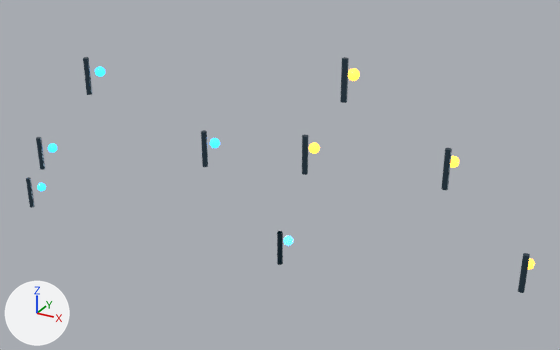
Before and after pictures for a commit that changed the glTF model public/aero-system/models/derived/route-beacon-kit/model.glb.
One viewpoint serves both versions: a 50 mm camera at (2.99, -3.92, 2.46) aimed at (0.79, 0.08, 0.46). Arrows for +X, +Y and +Z are at lower left; the lights stay in place. The older version comes first.

Names of what the first picture shows: 'AI_PM_route_blue_beacon_00', 'AI_PM_route_blue_beacon_01', 'AI_PM_route_blue_beacon_02', 'AI_PM_route_blue_beacon_03', 'AI_PM_route_blue_pylon_00', 'AI_PM_route_blue_pylon_01', 'AI_PM_route_blue_pylon_02', 'AI_PM_route_blue_pylon_03', 'AI_PM_route_orange_beacon_05', 'AI_PM_route_orange_beacon_06', 'AI_PM_route_orange_beacon_07', 'AI_PM_route_orange_beacon_08', 'AI_PM_route_orange_beacon_09', 'AI_PM_route_orange_pylon_05', 'AI_PM_route_orange_pylon_06', 'AI_PM_route_orange_pylon_07', 'AI_PM_route_orange_pylon_08', 'AI_PM_route_orange_pylon_09'.
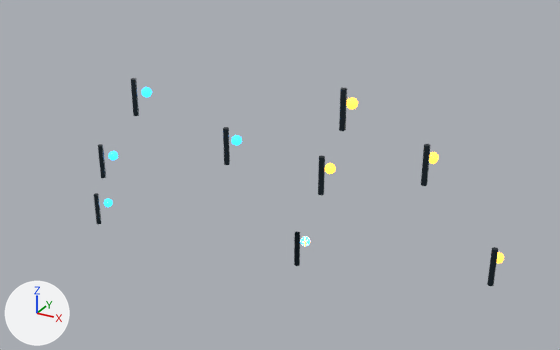
Boxes (x1, y1, x2, y2) around the edits, measured in the pictures (560 x 350 px):
'AI_PM_route_orange_pylon_08', moved: before (441, 148, 452, 190); after (421, 144, 431, 186)
'AI_PM_route_orange_pylon_09', moved: before (518, 253, 530, 293); after (487, 247, 498, 286)
'AI_PM_route_orange_pylon_07', moved: before (340, 57, 349, 103); after (339, 88, 347, 131)
'AI_PM_route_orange_pylon_06', moved: before (302, 135, 308, 175); after (318, 156, 325, 195)
'AI_PM_route_blue_pylon_02', moved: before (83, 57, 92, 95); after (131, 78, 139, 116)
'AI_PM_route_blue_pylon_03', moved: before (201, 130, 208, 167); after (223, 127, 230, 165)
'AI_PM_route_orange_pylon_05', moved: before (277, 231, 283, 265); after (294, 232, 300, 266)
'AI_PM_route_blue_pylon_01', moved: before (36, 137, 45, 170); after (98, 144, 106, 178)
'AI_PM_route_blue_pylon_00', moved: before (26, 177, 35, 208); after (94, 193, 101, 224)
'AI_PM_route_orange_beacon_07', moved: before (348, 68, 360, 81); after (347, 97, 358, 110)
'AI_PM_route_orange_beacon_06', moved: before (309, 142, 320, 154); after (325, 163, 336, 174)
'AI_PM_route_orange_beacon_08', moved: before (450, 156, 459, 168); after (429, 152, 439, 164)
'AI_PM_route_blue_beacon_02', moved: before (95, 66, 105, 77); after (141, 87, 152, 98)
'AI_PM_route_blue_beacon_03', moved: before (210, 138, 220, 148); after (231, 135, 242, 146)
'AI_PM_route_blue_beacon_01', moved: before (48, 143, 57, 153); after (108, 151, 118, 160)
'AI_PM_route_blue_beacon_00', moved: before (37, 183, 46, 191); after (104, 198, 113, 207)
'AI_PM_route_orange_beacon_09', moved: before (528, 258, 535, 270); after (497, 252, 504, 264)
'AI_PM_route_orange_beacon_05', moved (not visible afterwards): before (283, 236, 293, 245)
'AI_PM_route_blue_beacon_04', moved (not visible before): after (300, 236, 310, 246)

Diff of the bpy script that builds the scene:
```diff
--- a/public/aero-system/models/derived/route-beacon-kit/model.glb.py
+++ b/public/aero-system/models/derived/route-beacon-kit/model.glb.py
@@ ob_ai_pm_route_blue_pylon_00 @@
 ob_ai_pm_route_blue_pylon_00 = bpy.data.objects.new('AI_PM_route_blue_pylon_00', me_cylinder_003)
-ob_ai_pm_route_blue_pylon_00.location = (-1.34, -0.06, -0.08)
+ob_ai_pm_route_blue_pylon_00.location = (-0.72, 0.0, -0.1)
@@ ob_ai_pm_route_blue_beacon_00 @@
 ob_ai_pm_route_blue_beacon_00 = bpy.data.objects.new('AI_PM_route_blue_beacon_00', me_sphere_025)
-ob_ai_pm_route_blue_beacon_00.location = (-1.34, 0.06, -0.08)
+ob_ai_pm_route_blue_beacon_00.location = (-0.72, 0.12, -0.1)
@@ ob_ai_pm_route_blue_pylon_01 @@
 ob_ai_pm_route_blue_pylon_01 = bpy.data.objects.new('AI_PM_route_blue_pylon_01', me_cylinder_004)
-ob_ai_pm_route_blue_pylon_01.location = (-1.02, -0.2, 0.36)
+ob_ai_pm_route_blue_pylon_01.location = (-0.5, -0.14, 0.38)
@@ ob_ai_pm_route_blue_beacon_01 @@
 ob_ai_pm_route_blue_beacon_01 = bpy.data.objects.new('AI_PM_route_blue_beacon_01', me_sphere_026)
-ob_ai_pm_route_blue_beacon_01.location = (-1.02, -0.08, 0.36)
+ob_ai_pm_route_blue_beacon_01.location = (-0.5, -0.02, 0.38)
@@ ob_ai_pm_route_blue_pylon_02 @@
 ob_ai_pm_route_blue_pylon_02 = bpy.data.objects.new('AI_PM_route_blue_pylon_02', me_cylinder_005)
-ob_ai_pm_route_blue_pylon_02.location = (-0.42, -0.28, 1.04)
+ob_ai_pm_route_blue_pylon_02.location = (-0.08, -0.24, 0.94)
@@ ob_ai_pm_route_blue_beacon_02 @@
 ob_ai_pm_route_blue_beacon_02 = bpy.data.objects.new('AI_PM_route_blue_beacon_02', me_sphere_027)
-ob_ai_pm_route_blue_beacon_02.location = (-0.42, -0.16, 1.04)
+ob_ai_pm_route_blue_beacon_02.location = (-0.08, -0.12, 0.94)
@@ ob_ai_pm_route_blue_pylon_03 @@
 ob_ai_pm_route_blue_pylon_03 = bpy.data.objects.new('AI_PM_route_blue_pylon_03', me_cylinder_006)
-ob_ai_pm_route_blue_pylon_03.location = (0.34, -0.1, 0.62)
+ob_ai_pm_route_blue_pylon_03.location = (0.52, -0.12, 0.68)
@@ ob_ai_pm_route_blue_beacon_03 @@
 ob_ai_pm_route_blue_beacon_03 = bpy.data.objects.new('AI_PM_route_blue_beacon_03', me_sphere_028)
-ob_ai_pm_route_blue_beacon_03.location = (0.34, 0.02, 0.62)
+ob_ai_pm_route_blue_beacon_03.location = (0.52, 0.0, 0.68)
@@ ob_ai_pm_route_blue_beacon_04 @@
 ob_ai_pm_route_blue_beacon_04 = bpy.data.objects.new('AI_PM_route_blue_beacon_04', me_sphere_029)
-ob_ai_pm_route_blue_beacon_04.location = (0.78, 0.22, -0.08)
+ob_ai_pm_route_blue_beacon_04.location = (0.92, 0.2, -0.04)
@@ ob_ai_pm_route_orange_pylon_05 @@
 ob_ai_pm_route_orange_pylon_05 = bpy.data.objects.new('AI_PM_route_orange_pylon_05', me_cylinder_008)
-ob_ai_pm_route_orange_pylon_05.location = (0.78, 0.1, -0.08)
+ob_ai_pm_route_orange_pylon_05.location = (0.92, 0.08, -0.04)
@@ ob_ai_pm_route_orange_beacon_05 @@
 ob_ai_pm_route_orange_beacon_05 = bpy.data.objects.new('AI_PM_route_orange_beacon_05', me_sphere_030)
-ob_ai_pm_route_orange_beacon_05.location = (0.78, 0.22, -0.08)
+ob_ai_pm_route_orange_beacon_05.location = (0.92, 0.2, -0.04)
@@ ob_ai_pm_route_orange_pylon_06 @@
 ob_ai_pm_route_orange_pylon_06 = bpy.data.objects.new('AI_PM_route_orange_pylon_06', me_cylinder_009)
-ob_ai_pm_route_orange_pylon_06.location = (1.08, -0.14, 0.74)
+ob_ai_pm_route_orange_pylon_06.location = (1.18, -0.12, 0.62)
@@ ob_ai_pm_route_orange_beacon_06 @@
 ob_ai_pm_route_orange_beacon_06 = bpy.data.objects.new('AI_PM_route_orange_beacon_06', me_sphere_031)
-ob_ai_pm_route_orange_beacon_06.location = (1.08, -0.02, 0.74)
+ob_ai_pm_route_orange_beacon_06.location = (1.18, 0.0, 0.62)
@@ ob_ai_pm_route_orange_pylon_07 @@
 ob_ai_pm_route_orange_pylon_07 = bpy.data.objects.new('AI_PM_route_orange_pylon_07', me_cylinder_010)
-ob_ai_pm_route_orange_pylon_07.location = (1.36, -0.24, 1.26)
+ob_ai_pm_route_orange_pylon_07.location = (1.34, -0.2, 1.08)
@@ ob_ai_pm_route_orange_beacon_07 @@
 ob_ai_pm_route_orange_beacon_07 = bpy.data.objects.new('AI_PM_route_orange_beacon_07', me_sphere_032)
-ob_ai_pm_route_orange_beacon_07.location = (1.36, -0.12, 1.26)
+ob_ai_pm_route_orange_beacon_07.location = (1.34, -0.08, 1.08)
@@ ob_ai_pm_route_orange_pylon_08 @@
 ob_ai_pm_route_orange_pylon_08 = bpy.data.objects.new('AI_PM_route_orange_pylon_08', me_cylinder_011)
-ob_ai_pm_route_orange_pylon_08.location = (1.9, -0.04, 0.78)
+ob_ai_pm_route_orange_pylon_08.location = (1.78, -0.04, 0.78)
@@ ob_ai_pm_route_orange_beacon_08 @@
 ob_ai_pm_route_orange_beacon_08 = bpy.data.objects.new('AI_PM_route_orange_beacon_08', me_sphere_033)
-ob_ai_pm_route_orange_beacon_08.location = (1.9, 0.08, 0.78)
+ob_ai_pm_route_orange_beacon_08.location = (1.78, 0.08, 0.78)
@@ ob_ai_pm_route_orange_pylon_09 @@
 ob_ai_pm_route_orange_pylon_09 = bpy.data.objects.new('AI_PM_route_orange_pylon_09', me_cylinder_012)
-ob_ai_pm_route_orange_pylon_09.location = (2.36, 0.1, 0.18)
+ob_ai_pm_route_orange_pylon_09.location = (2.18, 0.12, 0.16)
@@ ob_ai_pm_route_orange_beacon_09 @@
 ob_ai_pm_route_orange_beacon_09 = bpy.data.objects.new('AI_PM_route_orange_beacon_09', me_sphere_034)
-ob_ai_pm_route_orange_beacon_09.location = (2.36, 0.22, 0.18)
+ob_ai_pm_route_orange_beacon_09.location = (2.18, 0.24, 0.16)
```
